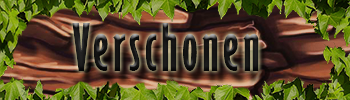
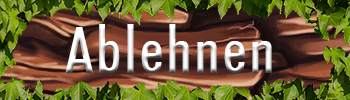
The second 350×100 image is a revision of the first. Changes to its layers:
renamed "Verschonen" to "Ablehnen", painted on it over [65, 23, 272, 73]
